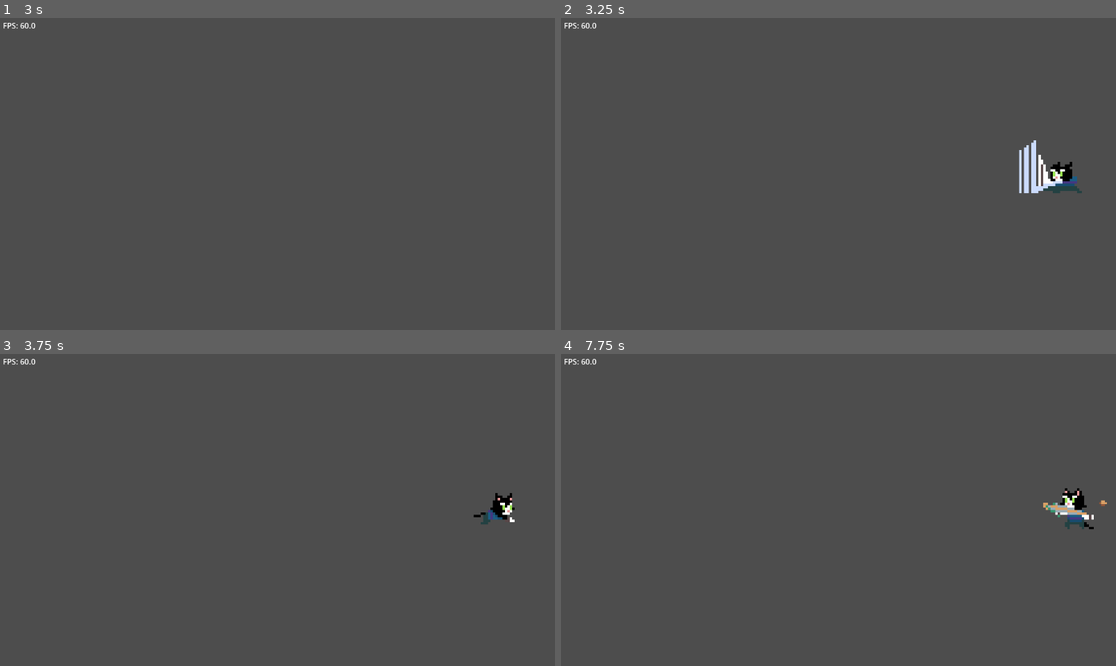
Above: before the commit, frames 1-4 (two rows, left to right).
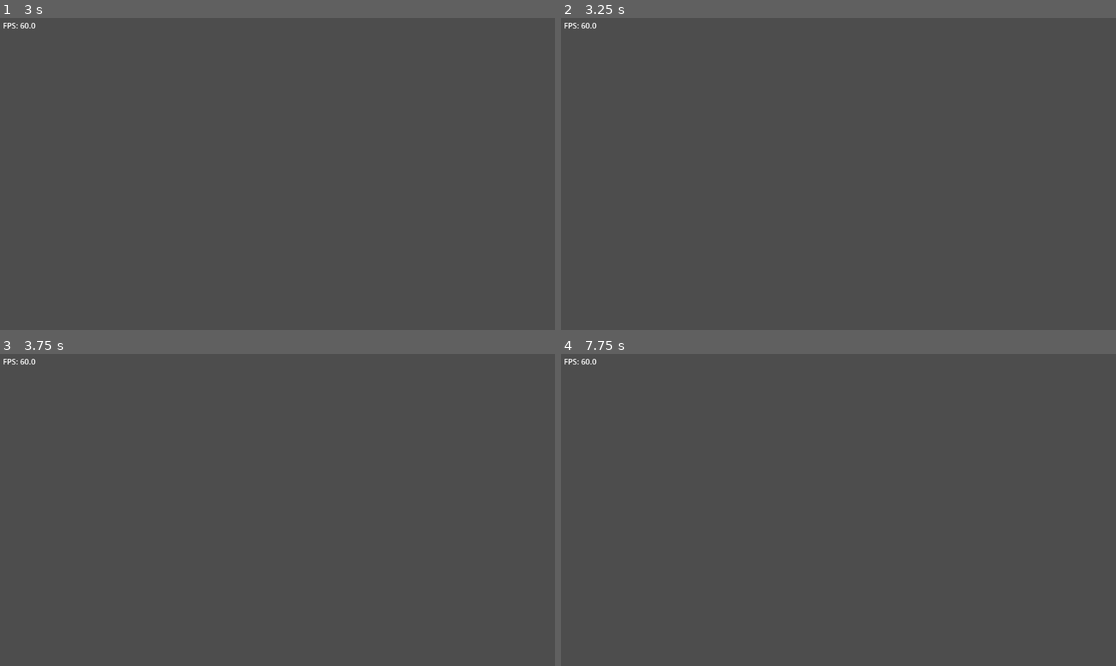
Above: after the commit, the same moments.

Repository: AlanGaBer11/Ecos-Godot
Game: Godot game, scene res://scenes/menus/MainMenu.tscn
Same seed, same stepped clock (60 frames per second), same inputs: the game is played once before the commit and once after it.
Inputs:
- Up to frame 1 (3 s): click "Jugar" at 0.5 s; tap Enter (ui_accept) at 1.25, 1.52, 1.82, 2.27, 2.57 s; hold Right (ui_right) 1.28-2.78 s; tap X (ui_attack) at 1.35 s; tap Z (ui_fire) at 1.55, 2.1 s; tap C (ui_special_attack) at 2.3, 2.85 s; hold Left (ui_left) from 2.78 s (still down)
- Up to frame 2 (3.25 s): keep holding Left (ui_left); tap Enter (ui_accept) at 3.05 s
- Up to frame 3 (3.75 s): release Left (ui_left) at 3.53 s; hold Right (ui_right) from 3.53 s (still down); tap Enter (ui_accept) at 3.6 s
- Up to frame 4 (7.75 s): tap Enter (ui_accept) at 3.77, 4.07, 4.52, 4.82, 5, 5.27, 5.57, 5.75, 6.05, 6.5, 6.77, 7.07, 7.25, 7.52 s; tap X (ui_attack) at 3.8, 4.35, 6.6 s; tap Z (ui_fire) at 4.55, 5.1, 7.35 s; release Right (ui_right) at 5.03 s; hold Left (ui_left) 5.03-5.78 s; tap C (ui_special_attack) at 5.3, 5.85 s; hold Right (ui_right) 5.78-6.53 s; hold Left (ui_left) from 6.53 s (still down)

Frame 1 is identical in both runs. In frame 2, 0.9% of the frame differs, in the area x 82-94%, y 39-57%; in frame 3, 0.3%; in frame 4, 0.6%.

Commit message:
Refactor: Mudacion de funciones recibir_danio y morir a globales

Diff:
--- a/icon.svg
+++ /dev/null
@@ -1 +0,0 @@
-<svg xmlns="http://www.w3.org/2000/svg" width="128" height="128"><rect width="124" height="124" x="2" y="2" fill="#363d52" stroke="#212532" stroke-width="4" rx="14"/><g fill="#fff" transform="translate(12.322 12.322)scale(.101)"><path d="M105 673v33q407 354 814 0v-33z"/><path fill="#478cbf" d="m105 673 152 14q12 1 15 14l4 67 132 10 8-61q2-11 15-15h162q13 4 15 15l8 61 132-10 4-67q3-13 15-14l152-14V427q30-39 56-81-35-59-83-108-43 20-82 47-40-37-88-64 7-51 8-102-59-28-123-42-26 43-46 89-49-7-98 0-20-46-46-89-64 14-123 42 1 51 8 102-48 27-88 64-39-27-82-47-48 49-83 108 26 42 56 81zm0 33v39c0 276 813 276 814 0v-39l-134 12-5 69q-2 10-14 13l-162 11q-12 0-16-11l-10-65H446l-10 65q-4 11-16 11l-162-11q-12-3-14-13l-5-69z"/><path d="M483 600c0 34 58 34 58 0v-86c0-34-58-34-58 0z"/><circle cx="725" cy="526" r="90"/><circle cx="299" cy="526" r="90"/></g><g fill="#414042" transform="translate(12.322 12.322)scale(.101)"><circle cx="307" cy="532" r="60"/><circle cx="717" cy="532" r="60"/></g></svg>
--- a/project.godot
+++ b/project.godot
@@ -13,7 +13,7 @@
 config/name="Ecos"
 run/main_scene="uid://b16rjxs5kya5n"
 config/features=PackedStringArray("4.4", "Mobile")
-config/icon="res://icon.svg"
+config/icon="uid://dx76x1jduewd2"
 
 [autoload]
 
--- a/scenes/personajes/Manchas.tscn
+++ b/scenes/personajes/Manchas.tscn
@@ -559,7 +559,7 @@
 position = Vector2(3, -61)
 scale = Vector2(5, 5)
 sprite_frames = SubResource("SpriteFrames_khrxt")
-animation = &"death"
+animation = &"idle"
 autoplay = "idle"
 
 [node name="CollisionShape2D" type="CollisionShape2D" parent="."]
--- a/scenes/personajes/Tobio.tscn
+++ b/scenes/personajes/Tobio.tscn
@@ -1,12 +1,11 @@
-[gd_scene load_steps=99 format=3 uid="uid://b04mlgqr6ym37"]
+[gd_scene load_steps=88 format=3 uid="uid://b04mlgqr6ym37"]
 
 [ext_resource type="Script" uid="uid://db7tnmqttgb5r" path="res://scripts/personajes/Tobio.gd" id="1_d1of5"]
 [ext_resource type="Texture2D" uid="uid://cny13xt6tynbx" path="res://assets/sprites/tobio/1_Tobio_Idle.png" id="1_l8fqe"]
-[ext_resource type="PackedScene" uid="uid://jxi8dy1vmhjq" path="res://scenes/objetos/Proyectil.tscn" id="2_hoarg"]
+[ext_resource type="PackedScene" uid="uid://jxi8dy1vmhjq" path="res://scenes/objetos/Proyectil.tscn" id="2_70atu"]
 [ext_resource type="Texture2D" uid="uid://cu5v2betsljaq" path="res://assets/sprites/tobio/4_Tobio_Fall.png" id="2_oskxx"]
 [ext_resource type="Texture2D" uid="uid://b4e01kburxvvy" path="res://assets/sprites/tobio/15_Tobio_Attack.png" id="3_j24hj"]
 [ext_resource type="Texture2D" uid="uid://cy6jmg3u4d156" path="res://assets/sprites/tobio/3_Tobio_Jump.png" id="4_4l2ex"]
-[ext_resource type="Texture2D" uid="uid://cytgkjwwodomd" path="res://assets/sprites/tobio/25_Tobio_Attack_2_Hits.png" id="4_7vlkb"]
 [ext_resource type="Texture2D" uid="uid://d2fwcoj6cuc8g" path="res://assets/sprites/tobio/21_Tobio_Ranged_Attack.png" id="5_4l2ex"]
 [ext_resource type="Texture2D" uid="uid://oo12d6upb1aj" path="res://assets/sprites/tobio/2_Tobio_Run.png" id="5_hoarg"]
 [ext_resource type="Texture2D" uid="uid://bpt63vo4e825r" path="res://assets/sprites/tobio/18_Tobio_Death.png" id="6_eadod"]
@@ -39,46 +38,6 @@
 atlas = ExtResource("3_j24hj")
 region = Rect2(320, 0, 64, 32)
 
-[sub_resource type="AtlasTexture" id="AtlasTexture_obuay"]
-atlas = ExtResource("4_7vlkb")
-region = Rect2(0, 0, 64, 32)
-
-[sub_resource type="AtlasTexture" id="AtlasTexture_5aqfx"]
-atlas = ExtResource("4_7vlkb")
-region = Rect2(64, 0, 64, 32)
-
-[sub_resource type="AtlasTexture" id="AtlasTexture_p58wy"]
-atlas = ExtResource("4_7vlkb")
-region = Rect2(128, 0, 64, 32)
-
-[sub_resource type="AtlasTexture" id="AtlasTexture_8vcw2"]
-atlas = ExtResource("4_7vlkb")
-region = Rect2(192, 0, 64, 32)
-
-[sub_resource type="AtlasTexture" id="AtlasTexture_x0wos"]
-atlas = ExtResource("4_7vlkb")
-region = Rect2(256, 0, 64, 32)
-
-[sub_resource type="AtlasTexture" id="AtlasTexture_40jkr"]
-atlas = ExtResource("4_7vlkb")
-region = Rect2(320, 0, 64, 32)
-
-[sub_resource type="AtlasTexture" id="AtlasTexture_212v4"]
-atlas = ExtResource("4_7vlkb")
-region = Rect2(384, 0, 64, 32)
-
-[sub_resource type="AtlasTexture" id="AtlasTexture_3hyd3"]
-atlas = ExtResource("4_7vlkb")
-region = Rect2(448, 0, 64, 32)
-
-[sub_resource type="AtlasTexture" id="AtlasTexture_jqhqi"]
-atlas = ExtResource("4_7vlkb")
-region = Rect2(512, 0, 64, 32)
-
-[sub_resource type="AtlasTexture" id="AtlasTexture_v3i6r"]
-atlas = ExtResource("4_7vlkb")
-region = Rect2(576, 0, 64, 32)
-
 [sub_resource type="AtlasTexture" id="AtlasTexture_wmoil"]
 atlas = ExtResource("6_eadod")
 region = Rect2(0, 0, 32, 32)
@@ -366,41 +325,6 @@
 }, {
 "frames": [{
 "duration": 1.0,
-"texture": SubResource("AtlasTexture_obuay")
-}, {
-"duration": 1.0,
-"texture": SubResource("AtlasTexture_5aqfx")
-}, {
-"duration": 1.0,
-"texture": SubResource("AtlasTexture_p58wy")
-}, {
-"duration": 1.0,
-"texture": SubResource("AtlasTexture_8vcw2")
-}, {
-"duration": 1.0,
-"texture": SubResource("AtlasTexture_x0wos")
-}, {
-"duration": 1.0,
-"texture": SubResource("AtlasTexture_40jkr")
-}, {
-"duration": 1.0,
-"texture": SubResource("AtlasTexture_212v4")
-}, {
-"duration": 1.0,
-"texture": SubResource("AtlasTexture_3hyd3")
-}, {
-"duration": 1.0,
-"texture": SubResource("AtlasTexture_jqhqi")
-}, {
-"duration": 1.0,
-"texture": SubResource("AtlasTexture_v3i6r")
-}],
-"loop": true,
-"name": &"attack_2_hits",
-"speed": 12.0
-}, {
-"frames": [{
-"duration": 1.0,
 "texture": SubResource("AtlasTexture_wmoil")
 }, {
 "duration": 1.0,
@@ -652,13 +576,13 @@
 
 [node name="Tobio" type="CharacterBody2D"]
 script = ExtResource("1_d1of5")
-projectile_scene = ExtResource("2_hoarg")
+projectile_scene = ExtResource("2_70atu")
 
 [node name="AnimatedSprite2D" type="AnimatedSprite2D" parent="."]
 position = Vector2(0, -60)
 scale = Vector2(5, 5)
 sprite_frames = SubResource("SpriteFrames_jngty")
-animation = &"take_damage"
+animation = &"idle"
 autoplay = "idle"
 
 [node name="CollisionShape2D" type="CollisionShape2D" parent="."]
@@ -666,7 +590,7 @@
 shape = SubResource("RectangleShape2D_l8fqe")
 
 [node name="AttackArea" type="Area2D" parent="."]
-position = Vector2(53, -34)
+position = Vector2(55, -34)
 
 [node name="CollisionShape2D" type="CollisionShape2D" parent="AttackArea"]
 shape = SubResource("CircleShape2D_70atu")
--- a/scripts/personajes/Manchas.gd
+++ b/scripts/personajes/Manchas.gd
@@ -1,41 +1,54 @@
 class_name Manchas
 extends "res://scripts/personajes/Personaje.gd"
 
-@onready var sprite: AnimatedSprite2D = $AnimatedSprite2D
-@onready var attack_area: Area2D = $AttackArea  # <- Area2D para golpes
+@onready var attack_area: Area2D = $AttackArea
 
-var last_direction: String = "right"
-var is_attacking: bool = false
+var last_direction := "right"
+var is_attacking := false
 var current_attack_anim := ""
 var special_attack_hit_done := false
+var waiting_for_double := false
+var double_attack_time := 0.5
+var last_attack_time := 0.0
 
 func _ready() -> void:
-	_velocidad_base = 300.0       # Más lento
+	_velocidad_base = 300.0
 	_fuerza_salto_base = 400.0
-	_max_salud = 15               # Más salud
-	_damage = 3                    # Ataque fuerte
-	_saltos_disponibles = 1        # Solo un salto
+	_max_salud = 15
+	_damage = 3
+	_saltos_disponibles = 1
 	super._ready()
 	attack_area.connect("body_entered", Callable(self, "_on_attack_area_body_entered"))
+	# sprite.connect("frame_changed", Callable(self, "_on_animated_sprite_2d_frame_changed"))
 
 func _on_attack_area_body_entered(body: Node) -> void:
 	if is_attacking:
 		aplicar_dano(body)
 
 func _physics_process(delta: float) -> void:
+	if not _esta_vivo:
+		return
+
 	super._physics_process(delta)
 
-	if Input.is_action_just_pressed("ui_attack"):
-		_atacar()
-	if Input.is_action_just_pressed("ui_special_attack") and not is_attacking:
-		_ataque_especial()
+	if not is_attacking and not _is_taking_damage:
+		if Input.is_action_just_pressed("ui_attack"):
+			var now = Time.get_ticks_msec() / 1000.0
+			if now - last_attack_time < double_attack_time:
+				waiting_for_double = false
+				last_attack_time = 0.0
+				_ataque_doble()
+			else:
+				last_attack_time = now
+				_atacar()
+		elif Input.is_action_just_pressed("ui_special_attack"):
+			_ataque_especial()
+
 	if is_attacking:
 		return
 
-	# Animaciones
 	if not is_on_floor():
 		sprite.play("jump") if velocity.y < 0 else sprite.play("fall")
-		sprite.flip_h = velocity.x < 0 if velocity.x != 0 else sprite.flip_h
 	else:
 		if velocity.x != 0:
 			sprite.play("run")
@@ -49,45 +62,45 @@
 # ATAQUES
 # -----------------------------
 func _atacar() -> void:
-	if is_attacking:
-		return
+	if is_attacking: return
 	is_attacking = true
-	current_attack_anim = "jump_attack" if not is_on_floor() and sprite.sprite_frames.has_animation("jump_attack") else "attack"
-	if sprite.sprite_frames.has_animation(current_attack_anim):
-		sprite.play(current_attack_anim)
+	current_attack_anim = "jump_attack" if not is_on_floor() else "attack"
+	sprite.play(current_attack_anim)
+
+func _ataque_doble() -> void:
+	is_attacking = true
+	current_attack_anim = "attack_2_hits"
+	sprite.play(current_attack_anim)
 
 func _ataque_especial() -> void:
-	if is_attacking:
-		return
+	if is_attacking: return
 	is_attacking = true
 	special_attack_hit_done = false
 	current_attack_anim = "special_attack"
-	if sprite.sprite_frames.has_animation(current_attack_anim):
-		sprite.play(current_attack_anim)
+	sprite.play(current_attack_anim)
 
 # -----------------------------
-# ANIMACIÓN SYNC
+# FRAME SYNC
 # -----------------------------
 func _on_animated_sprite_2d_frame_changed() -> void:
-	if not is_attacking:
-		return
+	var anim = sprite.animation
 	var current_frame = sprite.frame
-	var anim = sprite.animation
-	if anim == current_attack_anim:
-		if anim in ["attack", "jump_attack", "special_attack"]:
-			if anim == "special_attack" and current_frame in [2,3,4] and not special_attack_hit_done:
-				_aplicar_dano()
-				special_attack_hit_done = true
-			elif anim != "special_attack" and current_frame == 2:
-				_aplicar_dano()
-		if current_frame == sprite.sprite_frames.get_frame_count(anim) - 1:
-			await get_tree().create_timer(0.05).timeout
-			is_attacking = false
-			special_attack_hit_done = false
 
-# -----------------------------
-# APLICAR DAÑO
-# -----------------------------
-func _aplicar_dano() -> void:
-	# Ya no usamos get_overlapping_bodies(), el Area2D se encarga
-	pass
+	if anim in ["attack", "jump_attack", "attack_2_hits", "special_attack"]:
+		if anim == "special_attack" and current_frame in [2,3,4] and not special_attack_hit_done:
+			_realizar_golpe()
+			special_attack_hit_done = true
+		elif anim == "attack" and current_frame == 2:
+			_realizar_golpe()
+		elif anim == "jump_attack" and current_frame == 1:
+			_realizar_golpe()
+
+	if anim in ["attack","jump_attack","attack_2_hits","special_attack"] and current_frame == sprite.sprite_frames.get_frame_count(anim) - 1:
+		await get_tree().create_timer(0.05).timeout
+		is_attacking = false
+		special_attack_hit_done = false
+
+func _realizar_golpe() -> void:
+	attack_area.monitoring = true
+	await get_tree().create_timer(0.1).timeout
+	attack_area.monitoring = false
--- a/scripts/personajes/Personaje.gd
+++ b/scripts/personajes/Personaje.gd
@@ -13,6 +13,10 @@
 var _saltos_disponibles: int = 2               # Para doble salto
 var _gravedad: float = ProjectSettings.get_setting("physics/2d/default_gravity")
 var _esta_vivo: bool = true                    # Estado del personaje
+var _is_taking_damage: bool = false            # Nuevo: control de recibir daño
+var _knockback_direction := 0                  # Dirección del retroceso (-1 ó 1)
+
+@onready var sprite: AnimatedSprite2D = $AnimatedSprite2D
 
 # --------------------------------------------------------------------------
 # CICLO DE VIDA
@@ -27,74 +31,87 @@
 	if not _esta_vivo:
 		return
 
+	# Evitar moverse mientras recibe daño
+	if _is_taking_damage:
+		velocity.x = move_toward(velocity.x, 0, delta * 800)
+		move_and_slide()
+		return
+
 	# 1. Aplicar gravedad
 	if not is_on_floor():
 		velocity.y += _gravedad * delta
 	else:
 		_saltos_disponibles = 2 # Reinicia saltos al tocar el suelo
 
-	# 2. Manejar movimiento horizontal (Input.get_axis devuelve -1..1)
+	# 2. Movimiento horizontal
 	var direccion_x: float = Input.get_axis("ui_left", "ui_right")
-
-	# Si hay entrada horizontal, velocidad directa; si no, desacelerar hacia 0
 	if direccion_x != 0.0:
 		velocity.x = direccion_x * _velocidad_base
 	else:
 		var desacel := _velocidad_base * 8.0 * delta
 		velocity.x = move_toward(velocity.x, 0.0, desacel)
 
-	# 3. Llamar salto (polimorfismo)
+	# 3. Salto
 	saltar()
 
-	# 4. Aplicar movimiento
+	# 4. Movimiento
 	move_and_slide()
 
 # --------------------------------------------------------------------------
 # MÉTODOS POLIMÓRFICOS
 # --------------------------------------------------------------------------
 func saltar() -> void:
-	# Usa la acción "ui_accept" para saltar (configurar en Input Map)
-	if Input.is_action_just_pressed("ui_up"):
-		if _saltos_disponibles > 0:
-			velocity.y = -_fuerza_salto_base
-			_saltos_disponibles -= 1
+	if Input.is_action_just_pressed("ui_up") and _saltos_disponibles > 0:
+		velocity.y = -_fuerza_salto_base
+		_saltos_disponibles -= 1
 
 # --------------------------------------------------------------------------
 # MÉTODOS PÚBLICOS
 # --------------------------------------------------------------------------
 func curar(cantidad: int) -> void:
-	_salud_actual += cantidad
-	if _salud_actual > _max_salud:
-		_salud_actual = _max_salud
+	_salud_actual = min(_salud_actual + cantidad, _max_salud)
 	print("Salud actualizada a: ", _salud_actual)
 
 # --------------------------------------------------------------------------
 # SISTEMA DE DAÑO
 # --------------------------------------------------------------------------
-
-# Aplica daño a otro objetivo si tiene el método recibir_danio
+# Aplica daño a otro objetivo
 func aplicar_dano(objetivo: Node) -> void:
 	if objetivo and objetivo.has_method("recibir_danio"):
-		objetivo.recibir_danio(_damage)
-		print(name, " infligió ", _damage, " de daño a ", objetivo.name)
+		objetivo.recibir_danio(_damage, global_position)
 
-# Recibe daño
-func recibir_danio(cantidad: int) -> void:
-	if not _esta_vivo:
+func recibir_danio(cantidad: int, origen: Vector2 = Vector2.ZERO) -> void:
+	if not _esta_vivo or _is_taking_damage:
 		return
 
 	_salud_actual -= cantidad
 	print(name, " recibió ", cantidad, " de daño. Salud restante: ", _salud_actual)
 
-	if _salud_actual <= 0:
+	if _salud_actual > 0:
+		_is_taking_damage = true
+		_knockback_direction = -1 if origen.x > global_position.x else 1
+		velocity.x = 300 * _knockback_direction
+		velocity.y = -150
+
+		if sprite and sprite.sprite_frames.has_animation("take_damage"):
+			sprite.play("take_damage")
+			await sprite.animation_finished
+
+		_is_taking_damage = false
+		_knockback_direction = 0
+	else:
 		_salud_actual = 0
 		morir()
 
-# El personaje muere
 func morir() -> void:
 	if not _esta_vivo:
 		return
 
 	_esta_vivo = false
 	print(name, " ha sido derrotado.")
+
+	if sprite and sprite.sprite_frames.has_animation("death"):
+		sprite.play("death")
+		await get_tree().create_timer(sprite.sprite_frames.get_frame_count("death") / sprite.speed).timeout
+
 	queue_free()
--- a/scripts/personajes/Tobio.gd
+++ b/scripts/personajes/Tobio.gd
@@ -2,37 +2,35 @@
 extends "res://scripts/personajes/Personaje.gd"
 
 @export var projectile_scene: PackedScene
-@onready var sprite: AnimatedSprite2D = $AnimatedSprite2D
 @onready var spawn_point: Node2D = $ProyectilSpawn
-@onready var attack_area: Area2D = $AttackArea   # <- Area2D para detectar golpes
+@onready var attack_area: Area2D = $AttackArea
 
-# -----------------------------
-# ESTADOS DEL PERSONAJE
-# -----------------------------
-var last_direction: String = "right"
-var can_shoot: bool = true
-var is_attacking: bool = false
-var projectile_fired: bool = false
-var shoot_cooldown := 0.5
+var last_direction := "right"
+var is_attacking := false
 var current_attack_anim := ""
 var special_attack_hit_done := false
+var projectile_fired := false
+var can_shoot := true
+var shoot_cooldown := 0.5
 
-# -----------------------------
-# AJUSTES ÚNICOS DE TOBIO
-# -----------------------------
 func _ready() -> void:
-	_velocidad_base = 480.0    # Más rápido
+	_velocidad_base = 480.0
 	_fuerza_salto_base = 460.0
 	_max_salud = 10
-	_damage = 1                 # Ataque débil
+	_damage = 1
 	super._ready()
+
 	attack_area.connect("body_entered", Callable(self, "_on_attack_area_body_entered"))
+	# sprite.connect("frame_changed", Callable(self, "_on_animated_sprite_2d_frame_changed"))
 
 func _on_attack_area_body_entered(body: Node) -> void:
 	if is_attacking:
 		aplicar_dano(body)
 
 func _physics_process(delta: float) -> void:
+	if not _esta_vivo:
+		return
+
 	super._physics_process(delta)
 
 	if not can_shoot:
@@ -40,20 +38,19 @@
 		if shoot_cooldown <= 0.0:
 			can_shoot = true
 
-	if Input.is_action_just_pressed("ui_attack"):
-		_atacar()
-	if Input.is_action_just_pressed("ui_special_attack") and not is_attacking:
-		_ataque_especial()
-	if Input.is_action_just_pressed("ui_fire") and can_shoot and not is_attacking:
-		_disparar()
+	if not is_attacking and not _is_taking_damage:
+		if Input.is_action_just_pressed("ui_attack"):
+			_atacar()
+		elif Input.is_action_just_pressed("ui_special_attack"):
+			_ataque_especial()
+		elif Input.is_action_just_pressed("ui_fire") and can_shoot:
+			_disparar()
 
 	if is_attacking:
 		return
 
-	# Animaciones
 	if not is_on_floor():
 		sprite.play("jump") if velocity.y < 0 else sprite.play("fall")
-		sprite.flip_h = velocity.x < 0 if velocity.x != 0 else sprite.flip_h
 	else:
 		if velocity.x != 0:
 			sprite.play("run")
@@ -67,70 +64,65 @@
 # ATAQUES
 # -----------------------------
 func _atacar() -> void:
-	if is_attacking:
-		return
+	if is_attacking: return
 	is_attacking = true
 	can_shoot = false
 	shoot_cooldown = 0.4
 	projectile_fired = false
-	current_attack_anim = "attack"
+	current_attack_anim = "jump_attack" if not is_on_floor() else "attack"
 	sprite.play(current_attack_anim)
 
 func _ataque_especial() -> void:
-	if is_attacking:
-		return
+	if is_attacking: return
 	is_attacking = true
 	can_shoot = false
 	shoot_cooldown = 1.0
-	projectile_fired = false
 	special_attack_hit_done = false
 	current_attack_anim = "special_attack"
 	sprite.play(current_attack_anim)
 
 func _disparar() -> void:
+	if is_attacking: return
 	is_attacking = true
 	can_shoot = false
 	shoot_cooldown = 0.5
-	projectile_fired = false
-	current_attack_anim = "ranged_attack"
+	current_attack_anim = "jump_ranged_attack" if not is_on_floor() else "ranged_attack"
 	sprite.play(current_attack_anim)
 
 # -----------------------------
-# EVENTOS DE ANIMACIÓN
+# FRAME CHANGE ANIM SYNC
 # -----------------------------
 func _on_animated_sprite_2d_frame_changed() -> void:
-	if not is_attacking:
-		return
+	var anim = sprite.animation
+	var current_frame = sprite.frame
 
-	var current_frame = sprite.frame
-	var anim = sprite.animation
-
-	if anim in ["ranged_attack"]:
-		if current_frame == 3 and not projectile_fired:
-			_lanzar_proyectil()
-			projectile_fired = true
-	elif anim in ["attack", "special_attack"]:
+	if anim in ["ranged_attack", "jump_ranged_attack"] and current_frame == 3 and not projectile_fired:
+		_lanzar_proyectil()
+		projectile_fired = true
+	elif anim in ["attack", "jump_attack", "special_attack"]:
 		if anim == "special_attack" and current_frame in [2,3,4] and not special_attack_hit_done:
 			_realizar_golpe()
 			special_attack_hit_done = true
 		elif anim == "attack" and current_frame == 2:
 			_realizar_golpe()
+		elif anim == "jump_attack" and current_frame == 1:
+			_realizar_golpe()
 
-	if current_frame == sprite.sprite_frames.get_frame_count(anim) - 1:
+	if anim.ends_with("attack") and current_frame == sprite.sprite_frames.get_frame_count(anim) - 1:
 		await get_tree().create_timer(0.05).timeout
 		is_attacking = false
 		special_attack_hit_done = false
+		projectile_fired = false
+		can_shoot = true
 
-# -----------------------------
-# DAÑO
-# -----------------------------
 func _realizar_golpe() -> void:
-	pass
+	attack_area.monitoring = true
+	await get_tree().create_timer(0.1).timeout
+	attack_area.monitoring = false
 
 func _lanzar_proyectil() -> void:
 	if projectile_scene:
 		var projectile = projectile_scene.instantiate()
 		get_tree().current_scene.add_child(projectile)
-		projectile.global_position = spawn_point.global_position if spawn_point else global_position
+		projectile.global_position = spawn_point.global_position
 		projectile.set_direction(-1 if sprite.flip_h else 1)
-		print("Proyectil instanciado (daño: ", _damage, ")")
Not shown, changed: export_presets.cfg
Binary file added: icon.png
Not shown, added: icon.png.import
Not shown, removed: icon.svg.import
Not shown, added: Ecos.x86_64
